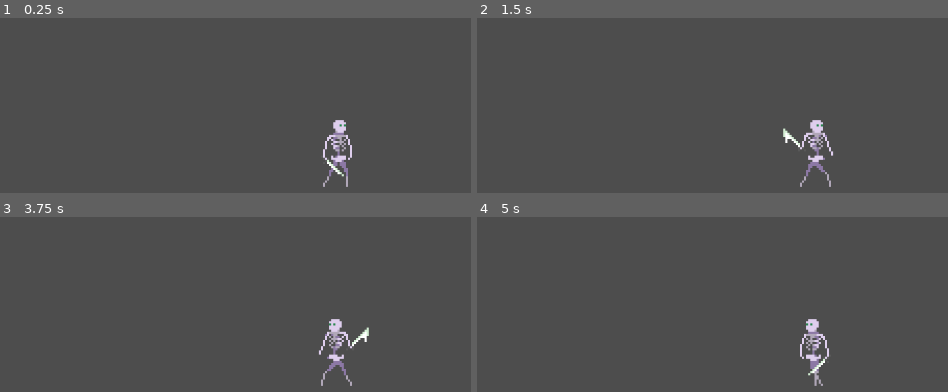
Above: before the commit, frames 1-4 (two rows, left to right).
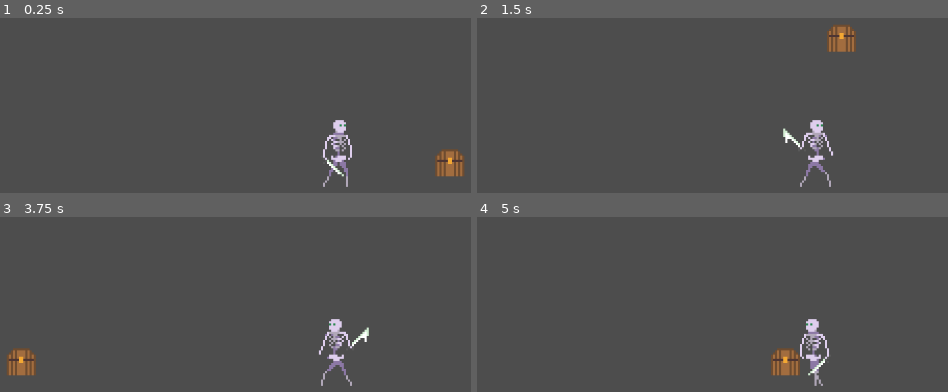
Above: after the commit, the same moments.

Repository: Ech0n/ld55
Game: Godot game, scene res://world.tscn
Same seed, same stepped clock (60 frames per second), same inputs: the game is played once before the commit and once after it.
Inputs (mouse positions are in pixels of both pictures, inside the frame that each line leads up to):
- Up to frame 1 (0.25 s): no input
- Up to frame 2 (1.5 s): tap Enter at 0.5 s; move the mouse to (outside the picture) at 0.52 s; hold D (right) 0.53-1.28 s; click (outside the picture) at 0.6 s; move the mouse to (655, 175) at 1.27 s; hold S (down) from 1.28 s (still down); click (655, 175) at 1.35 s
- Up to frame 3 (3.75 s): move the mouse to (419, 253) at 2.02 s; release S (down) at 2.03 s; hold D (right) 2.03-2.78 s; click (419, 253) at 2.1 s; move the mouse to (outside the picture) at 2.77 s; hold W (up) 2.78-3.53 s; click (outside the picture) at 2.85 s; move the mouse to (outside the picture) at 3.52 s; hold A (left) from 3.53 s (still down); click (outside the picture) at 3.6 s
- Up to frame 4 (5 s): keep holding A (left); move the mouse to (575, 285) at 4.27 s; click (575, 285) at 4.35 s

The runs differ from the first frame. In frame 1, 0.9% of the frame differs, in the area x 92-99%, y 75-91%; in frame 2, 0.9%, in the area x 74-81%, y 4-20%; in frame 3, 0.9%; in frame 4, 0.9%.

Commit message:
skrzynia wykrywa gracza, losuje itemy

Diff:
--- a/Player.gd
+++ b/Player.gd
@@ -57,5 +57,5 @@
 
 
 func _on_pickup_area_body_entered(body):
-
-	pass # Replace with function body.
+	if body.has_method("random_items"):
+		body.random_items()
--- a/Player.tscn
+++ b/Player.tscn
@@ -148,3 +148,4 @@
 shape = SubResource("CapsuleShape2D_ufjlc")
 
 [connection signal="animation_finished" from="AnimatedSprite2D" to="." method="_on_animation_finished"]
+[connection signal="body_entered" from="pickupArea" to="." method="_on_pickup_area_body_entered"]
--- a/chest.gd
+++ b/chest.gd
@@ -1,11 +1,27 @@
 extends StaticBody2D
 
+var isPaused = false
+var allItems = ["armor", "book1", "book2", "book3", "dumbell", "milk", "speed", "blue_pot", "red_pot"]
+var item1
+var item2
 
-# Called when the node enters the scene tree for the first time.
 func _ready():
-	pass # Replace with function body.
+	pass
 
+func pickup():
+	print("Chest detected")
 
-# Called every frame. 'delta' is the elapsed time since the previous frame.
-func _process(delta):
-	pass
+func pause_game():
+	isPaused = true
+	get_tree().paused = true
+
+func resume_game():
+	isPaused = false
+	get_tree().paused = false
+
+func random_items():
+	item1 = allItems.pick_random()
+	item2 = allItems.pick_random()
+	while item1 == item2:
+		item2 = allItems.pick_random()
+	print(item1 + " " + item2)
--- a/world.tscn
+++ b/world.tscn
@@ -7,6 +7,7 @@
 [ext_resource type="Texture2D" uid="uid://bdlnwfd3fgygt" path="res://assets/aseprite/blocks/grass2.png" id="5_1gueh"]
 [ext_resource type="Texture2D" uid="uid://q5ls2a888s3y" path="res://assets/aseprite/blocks/grass3.png" id="6_gtnar"]
 [ext_resource type="Texture2D" uid="uid://bs8u1rtvegbyv" path="res://assets/aseprite/blocks/grass.png" id="7_oqlrd"]
+[ext_resource type="PackedScene" uid="uid://bl2c7888pjs7b" path="res://chest.tscn" id="8_yucu8"]
 
 [sub_resource type="TileSetAtlasSource" id="TileSetAtlasSource_2dha3"]
 texture = ExtResource("2_bfhn6")
@@ -62,3 +63,6 @@
 format = 2
 layer_0/z_index = -1
 layer_0/tile_data = PackedInt32Array(-1769476, 2, 0, -1769475, 2, 0, -1769474, 2, 0, -1769473, 2, 0, -1835008, 2, 0, -1 …(116340 unchanged characters)…
+
+[node name="StaticBody2D2" parent="." instance=ExtResource("8_yucu8")]
+position = Vector2(54, 2)
Not shown: 1 places in world.tscn that only renumber resources
